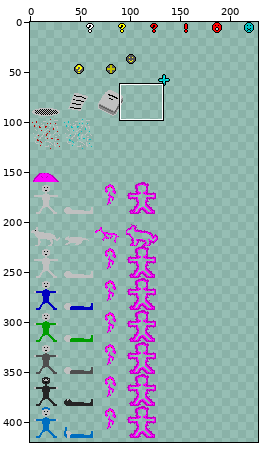
A sprite sheet gets an edit: assets/graphics/entities.png. The first picture is a wide view before the edit; the outline marks the close-up.
Close-up. Earlier state:
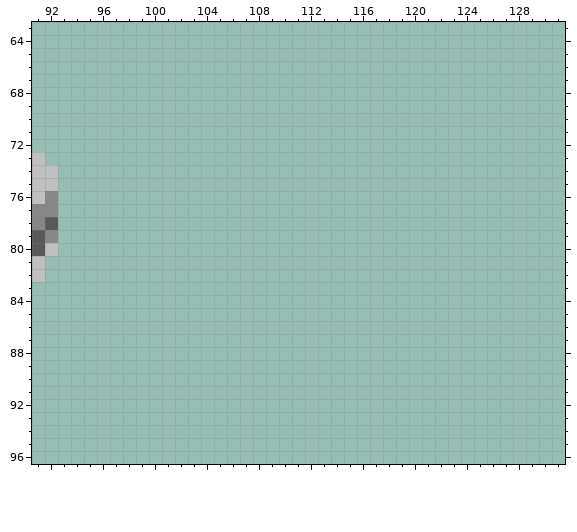
The file is 288x640 pixels. Pixels under 10% opacity are left out. Colours within 5 levels of each other are drawn and written as one. Shown: x 91..131, y 63..96. The wide view leaves out empty margins.
After the commit:
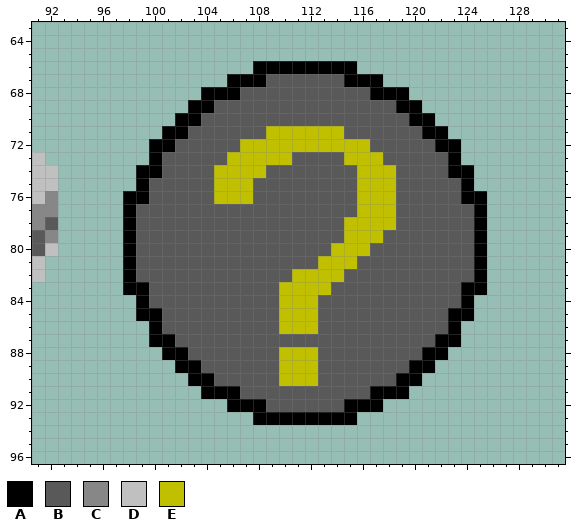
Palette (. is transparent): A #000000  B #595959  C #878787  D #c0c0c0  E #c0c000
Difference:
y 66: x 108..115 ........ -> AAAAAAAA
y 67: x 106..117 ............ -> AAABBBBBBAAA
y 68: x 104..119 ................ -> AAABBBBBBBBBBAAA
y 69: x 103..120 .................. -> AABBBBBBBBBBBBBBAA
y 70: x 102..121 .................... -> AABBBBBBBBBBBBBBBBAA
y 71: x 101..122 ...................... -> AABBBBBBEEEEEEBBBBBBAA
y 72: x 100..123 ........................ -> AABBBBBEEEEEEEEEEBBBBBAA
y 73: x 100..123 ........................ -> ABBBBBEEEEEBBBBEEEBBBBBA
y 74: x 99..124 .......................... -> AABBBBEEEEBBBBBBBEEEBBBBAA
y 75: x 99..124 .......................... -> ABBBBBEEEBBBBBBBBEEEBBBBBA
y 76: x 98..125 ............................ -> AABBBBBEEEBBBBBBBBEEEBBBBBAA
y 77: x 98..125 ............................ -> ABBBBBBBBBBBBBBBBBEEEBBBBBBA
y 78: x 98..125 ............................ -> ABBBBBBBBBBBBBBBBEEEEBBBBBBA
y 79: x 98..125 ............................ -> ABBBBBBBBBBBBBBBBEEEBBBBBBBA
y 80: x 98..125 ............................ -> ABBBBBBBBBBBBBBBEEEBBBBBBBBA
y 81: x 98..125 ............................ -> ABBBBBBBBBBBBBBEEEBBBBBBBBBA
y 82: x 98..125 ............................ -> ABBBBBBBBBBBBEEEEBBBBBBBBBBA
y 83: x 98..125 ............................ -> AABBBBBBBBBBEEEEBBBBBBBBBBAA
y 84: x 99..124 .......................... -> ABBBBBBBBBBEEEBBBBBBBBBBBA
y 85: x 99..124 .......................... -> AABBBBBBBBBEEEBBBBBBBBBBAA
y 86: x 100..123 ........................ -> ABBBBBBBBBEEEBBBBBBBBBBA
y 87: x 100..123 ........................ -> AABBBBBBBBBBBBBBBBBBBBAA
y 88: x 101..122 ...................... -> AABBBBBBBEEEBBBBBBBBAA
y 89: x 102..121 .................... -> AABBBBBBEEEBBBBBBBAA
y 90: x 103..120 .................. -> AABBBBBEEEBBBBBBAA
y 91: x 104..119 ................ -> AAABBBBBBBBBBAAA
y 92: x 106..117 ............ -> AAABBBBBBAAA
y 93: x 108..115 ........ -> AAAAAAAA
Pixel boxes of the changes (left, top, right, bottom) in both close-ups:
added: (123, 61, 487, 425)
